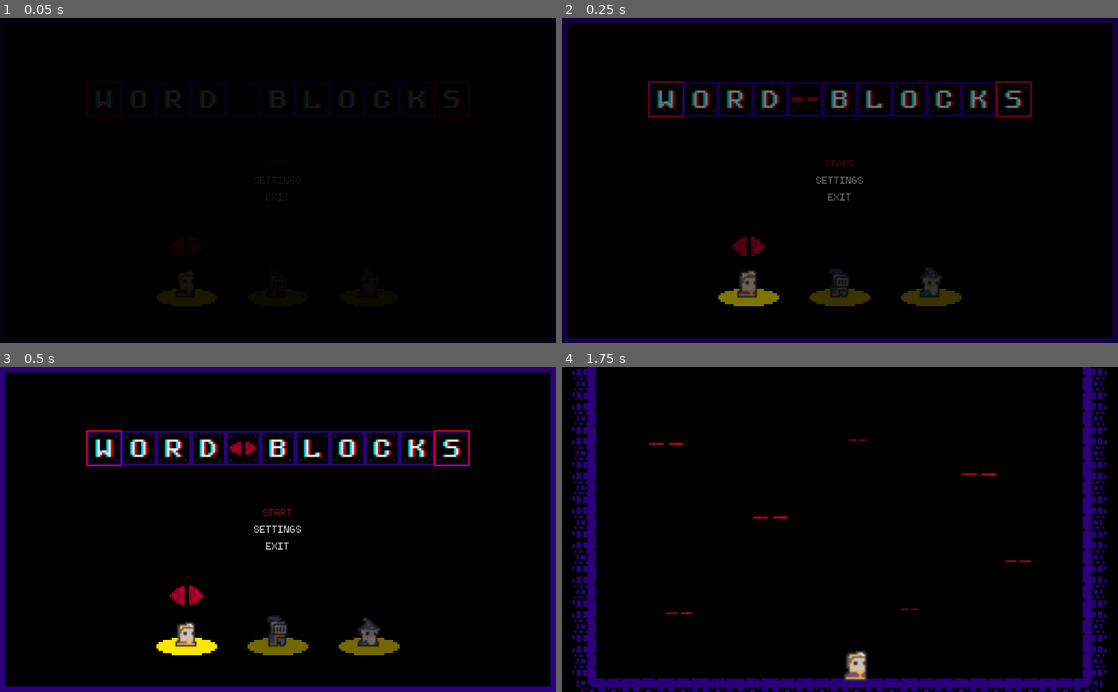
Above: before the commit, frames 1-4 (two rows, left to right).
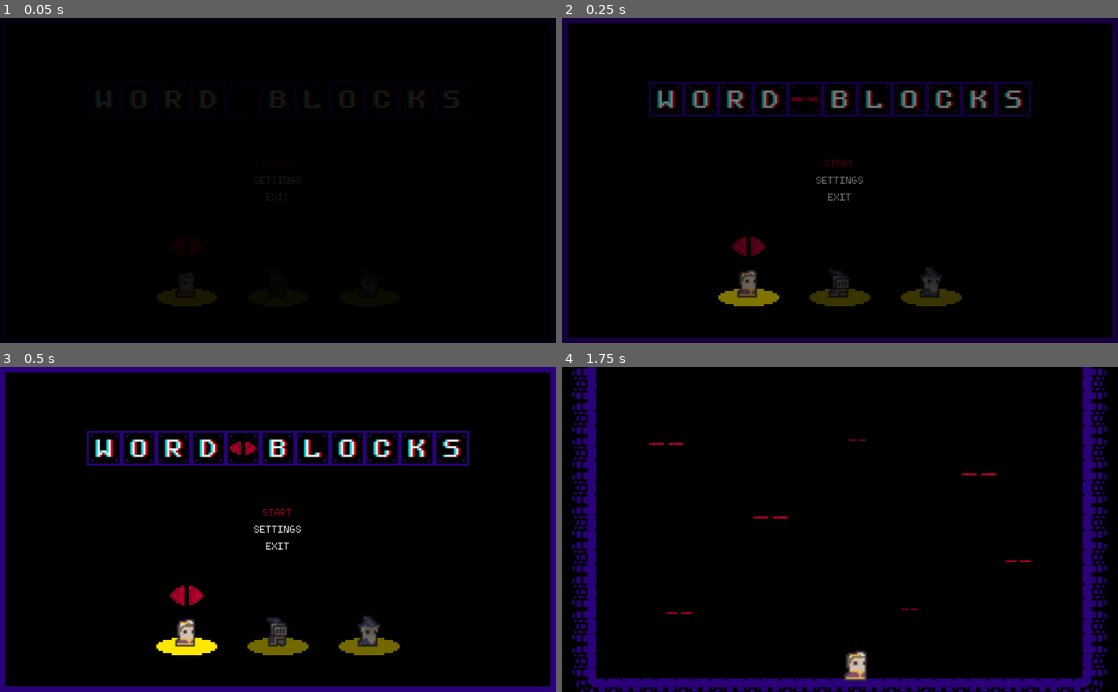
Above: after the commit, the same moments.

Repository: wlehoang/WordBlocks
Game: Godot game, scene res://main.tscn
Two runs of this game, one before a commit and one after it. Both use one fixed random seed, a clock stepped at 60 frames per second and the inputs below.
Inputs (mouse positions are in pixels of both pictures, inside the frame that each line leads up to):
- Up to frame 1 (0.05 s): no input
- Up to frame 2 (0.25 s): no input
- Up to frame 3 (0.5 s): no input
- Up to frame 4 (1.75 s): click "START" at 0.5 s; move the mouse to (962, 513) at 1.27 s; hold D (move_right) from 1.28 s (still down); hold Space (pickup_or_drop) from 1.28 s (still down); tap W (select_up) at 1.52 s

The runs differ from the first frame. In frame 2, 0.3% of the frame differs, in the area x 15-85%, y 19-86%; in frame 3, 0.6%, in the area x 15-85%, y 19-87%; in frame 4, nothing differs.

Commit message:
Fix block selection collision

Diff:
--- a/entities/blocks/blocks.tscn
+++ b/entities/blocks/blocks.tscn
@@ -646,6 +646,8 @@
 
 [node name="Blocks" type="KinematicBody2D"]
 position = Vector2( 32, 32 )
+collision_layer = 3
+collision_mask = 3
 moving_platform_apply_velocity_on_leave = 2
 script = ExtResource( 2 )
 
@@ -677,6 +679,7 @@
 unique_name_in_owner = true
 position = Vector2( -60, 0 )
 collision_layer = 2
+collision_mask = 2
 
 [node name="Collision" type="CollisionShape2D" parent="Left"]
 shape = SubResource( 135 )
@@ -685,6 +688,7 @@
 unique_name_in_owner = true
 position = Vector2( 60, 0 )
 collision_layer = 2
+collision_mask = 2
 
 [node name="Collision" type="CollisionShape2D" parent="Right"]
 shape = SubResource( 135 )
@@ -693,6 +697,7 @@
 unique_name_in_owner = true
 position = Vector2( 0, -60 )
 collision_layer = 2
+collision_mask = 2
 
 [node name="Collision" type="CollisionShape2D" parent="Up"]
 shape = SubResource( 135 )
@@ -701,6 +706,7 @@
 unique_name_in_owner = true
 position = Vector2( 0, 60 )
 collision_layer = 2
+collision_mask = 2
 
 [node name="Collision" type="CollisionShape2D" parent="Down"]
 shape = SubResource( 135 )
--- a/ui/menus/main_menu_screen.tscn
+++ b/ui/menus/main_menu_screen.tscn
@@ -194,6 +194,7 @@
 unique_name_in_owner = true
 frames = SubResource( 13 )
 animation = "idle"
+frame = 3
 playing = true
 
 [node name="CollisionShape2D" type="CollisionShape2D" parent="PrincessArea"]
@@ -217,7 +218,7 @@
 unique_name_in_owner = true
 frames = SubResource( 18 )
 animation = "idle"
-frame = 2
+frame = 1
 playing = true
 
 [node name="CollisionShape2D" type="CollisionShape2D" parent="KnightArea"]
@@ -241,6 +242,7 @@
 unique_name_in_owner = true
 frames = SubResource( 23 )
 animation = "idle"
+frame = 3
 playing = true
 
 [node name="CollisionShape2D" type="CollisionShape2D" parent="WizardArea"]
